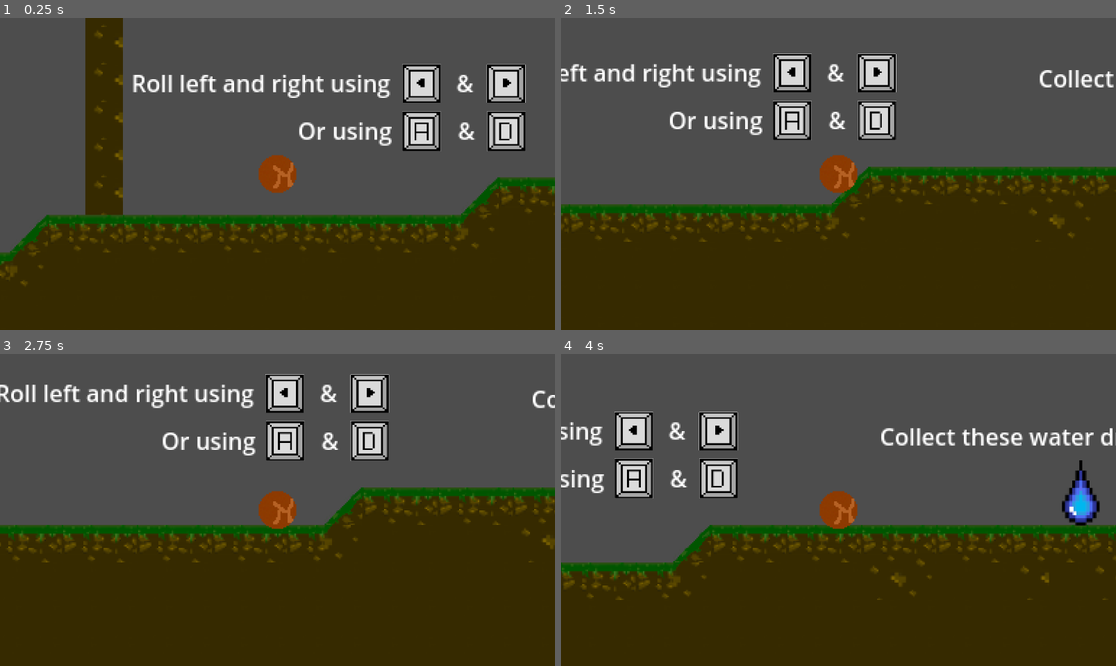
Above: before the commit, frames 1-4 (two rows, left to right).
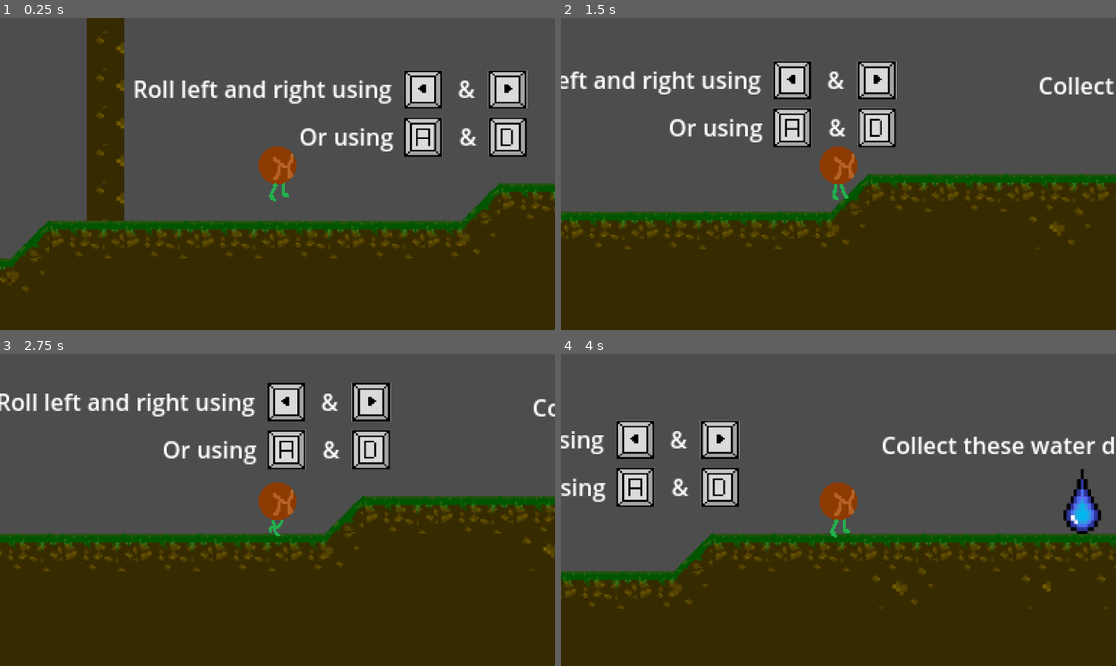
Above: after the commit, the same moments.

Repository: KaiRafie/GameJam25
Game: Godot game, scene res://scenes/tutorial_lvl.tscn
The game is run twice, just before and just after one commit, with the same random seed, the same clock (stepped at 60 frames per second) and the same inputs.
Inputs:
- Up to frame 1 (0.25 s): no input
- Up to frame 2 (1.5 s): tap Enter (ui_accept) at 0.5, 0.77 s; hold D (move_right) from 0.53 s (still down)
- Up to frame 3 (2.75 s): tap Enter (ui_accept) at 1.52 s; release D (move_right) at 2.03 s; hold A (move_left) from 2.03 s (still down)
- Up to frame 4 (4 s): release A (move_left) at 2.78 s; hold D (move_right) from 2.78 s (still down); tap Enter (ui_accept) at 3.02, 3.77 s

The runs differ from the first frame. In frame 1, 13% of the frame differs, in the area x 0-100%, y 0-88%; in frame 2, 13%; in frame 3, 15%; in frame 4, 15%, in the area x 0-100%, y 18-82%.

Commit message:
add seed foot animation

Diff:
--- a/scenes/seed.tscn
+++ b/scenes/seed.tscn
@@ -1,20 +1,48 @@
-[gd_scene load_steps=6 format=3 uid="uid://bodwlbvih3ko4"]
+[gd_scene load_steps=10 format=3 uid="uid://bodwlbvih3ko4"]
 
-[ext_resource type="Texture2D" uid="uid://bwak52gmhscim" path="res://Assets/images/seed.png" id="1_2585f"]
 [ext_resource type="Script" path="res://scripts/seed.gd" id="1_gmtc2"]
-
-[sub_resource type="AtlasTexture" id="AtlasTexture_xtqr6"]
-atlas = ExtResource("1_2585f")
-region = Rect2(0, 0, 26, 26)
+[ext_resource type="Texture2D" uid="uid://din0n3jn648tj" path="res://Assets/images/seed2.png" id="2_xuo5j"]
+[ext_resource type="Texture2D" uid="uid://b234dg6wnkuhe" path="res://Assets/images/seed3.png" id="3_nooee"]
+[ext_resource type="Texture2D" uid="uid://d3bipl7mnrbnc" path="res://Assets/images/seed4.png" id="4_12ybv"]
+[ext_resource type="Texture2D" uid="uid://2m7g5onbh4jt" path="res://Assets/images/seed5.png" id="5_gtwth"]
+[ext_resource type="Texture2D" uid="uid://m5avbjmnqmh6" path="res://Assets/images/seed6.png" id="6_5pyu0"]
+[ext_resource type="Texture2D" uid="uid://c04ch6hh5ypdq" path="res://Assets/images/seed7.png" id="7_6yekd"]
 
 [sub_resource type="SpriteFrames" id="SpriteFrames_tnkka"]
 animations = [{
 "frames": [{
+"duration": 3.0,
+"texture": ExtResource("2_xuo5j")
+}, {
+"duration": 3.0,
+"texture": ExtResource("3_nooee")
+}, {
 "duration": 1.0,
-"texture": SubResource("AtlasTexture_xtqr6")
+"texture": ExtResource("4_12ybv")
+}, {
+"duration": 1.0,
+"texture": ExtResource("5_gtwth")
+}, {
+"duration": 3.0,
+"texture": ExtResource("6_5pyu0")
+}, {
+"duration": 2.0,
+"texture": ExtResource("7_6yekd")
+}, {
+"duration": 1.0,
+"texture": ExtResource("4_12ybv")
+}, {
+"duration": 1.0,
+"texture": ExtResource("5_gtwth")
+}, {
+"duration": 3.0,
+"texture": ExtResource("6_5pyu0")
+}, {
+"duration": 2.0,
+"texture": ExtResource("3_nooee")
 }],
 "loop": true,
-"name": &"default",
+"name": &"walk",
 "speed": 10.0
 }]
 
@@ -28,6 +56,10 @@
 
 [node name="AnimatedSprite2D" type="AnimatedSprite2D" parent="."]
 sprite_frames = SubResource("SpriteFrames_tnkka")
+animation = &"walk"
+autoplay = "walk"
+frame_progress = 0.149838
 
 [node name="CollisionShape2D" type="CollisionShape2D" parent="."]
+position = Vector2(-1, 6)
 shape = SubResource("CircleShape2D_1pd3l")
--- a/scenes/tutorial_lvl.tscn
+++ b/scenes/tutorial_lvl.tscn
@@ -46,7 +46,7 @@
 layer_0/tile_data = PackedInt32Array(65533, 0, 0, 65534, 65536, 0, 65535, 0, 0, 0, 65536, 0, 1, 0, 0, 2, 65536, 0, 3, 0 …(13244 unchanged characters)…
 
 [node name="Seed" parent="." instance=ExtResource("2_rimfn")]
-position = Vector2(30, -57)
+position = Vector2(29, -61)
 
 [node name="Camera2D" type="Camera2D" parent="Seed"]
 visible = false
@@ -126,7 +126,7 @@
 position = Vector2(1574, -12)
 
 [node name="Killzone" parent="." instance=ExtResource("9_231ii")]
-position = Vector2(30, -57)
+position = Vector2(30, -67)
 
 [node name="CollisionShape2D" type="CollisionShape2D" parent="Killzone"]
 position = Vector2(-466, 297)
--- a/scripts/seed.gd
+++ b/scripts/seed.gd
@@ -3,7 +3,6 @@
 
 const SPEED = 150.0
 const JUMP_VELOCITY = -0.0
-
 
 func _physics_process(delta: float) -> void:
 	# Add the gravity.
Not shown, added: Assets/images/seed1.png.import
Not shown, added: Assets/images/seed2.png.import
Not shown, added: Assets/images/seed3.png.import
Not shown, added: Assets/images/seed4.png.import
Not shown, added: Assets/images/seed5.png.import
Not shown, added: Assets/images/seed6.png.import
Not shown, added: Assets/images/seed7.png.import
